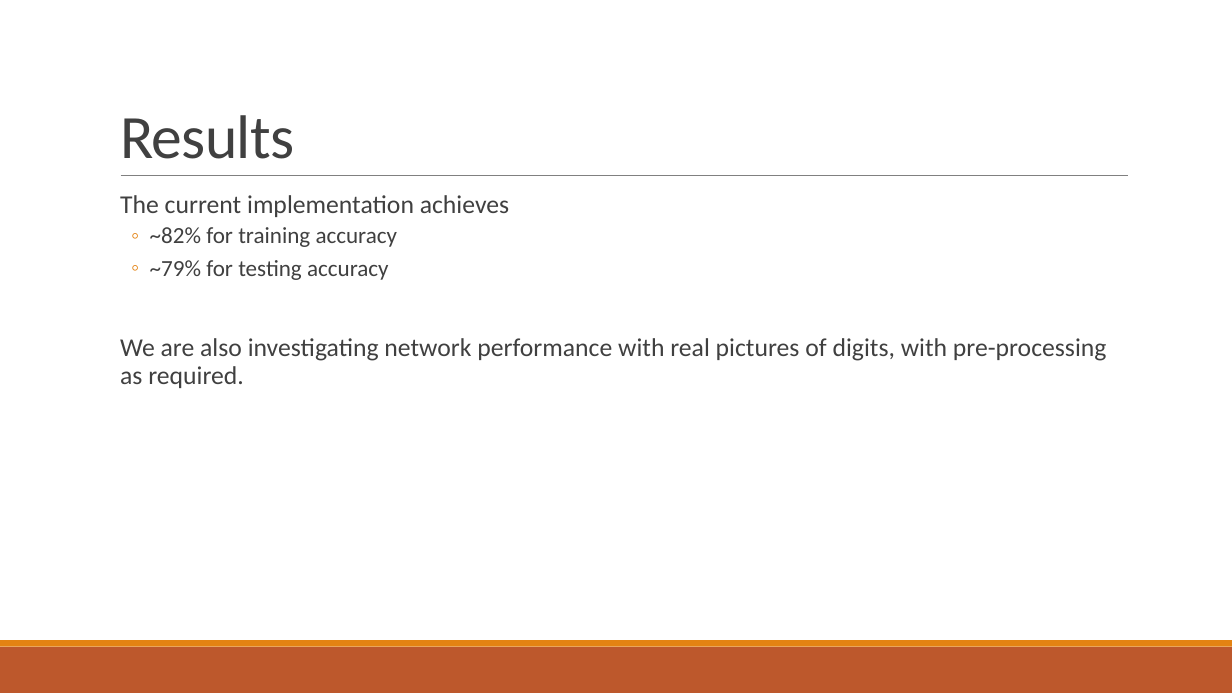
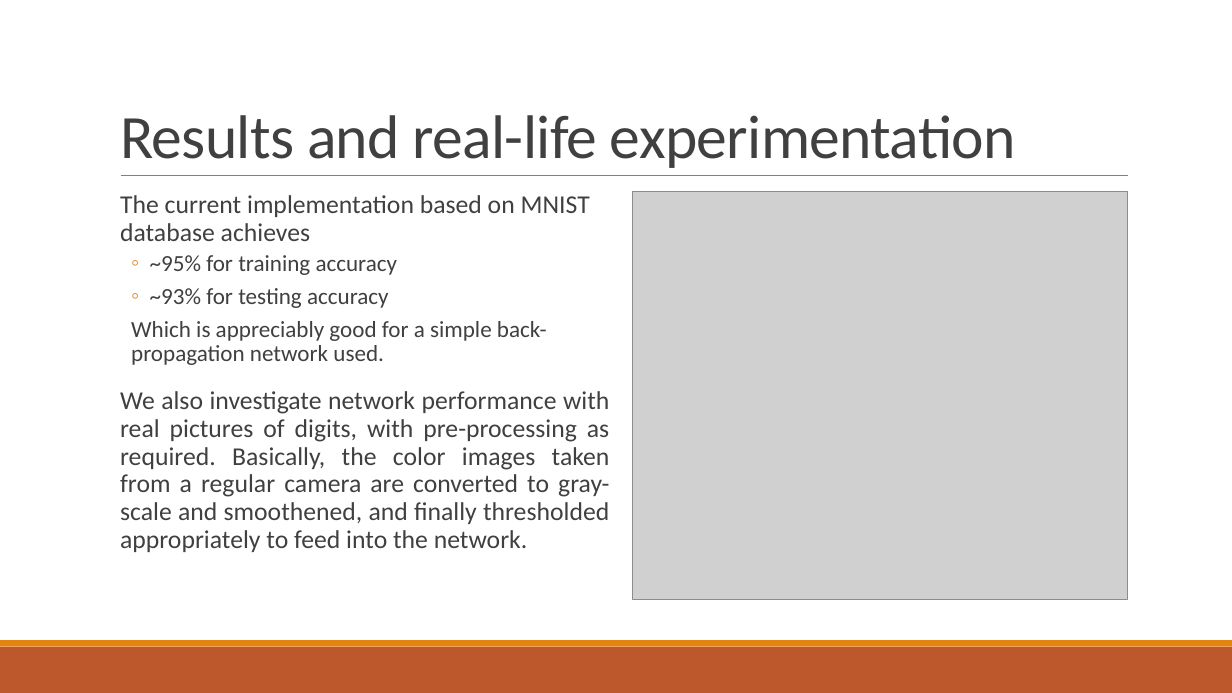
Before and after one commit to VinayGupta23/permute, a slide deck: slide 5 of docs/Neural Review 2.pptx. Drawn at 1232x693 pixels with LibreOffice and Linux fonts; fonts in the diff are those of the drawing; grey boxes stand for pictures. Boxes give left, top, right and bottom in pixels: in the first picture for what was removed or moved away, otherwise in the second. Text is boxed around its words. In the diff, an @@ line names an element or a change of style, - is before the commit and + after.

```diff
--- a/docs/Neural Review 2.pptx
+++ b/docs/Neural Review 2.pptx
@@ title at (120,115,1016,168): text changed @@
-Results
+Results and real-life experimentation
@@ text at (120,195,610,552): text changed @@
-  The current implementation achieves
-  ◦ ~82% for training accuracy
-  ◦ ~79% for testing accuracy
-  We are also investigating network performance with real pictures of digits, with pre-processing as required.
+  The current implementation based on MNIST database achieves
+  ◦ ~95% for training accuracy
+  ◦ ~93% for testing accuracy
+  Which is appreciably good for a simple back-propagation network used.
+  We also investigate network performance with real pictures of digits, with pre-processing as required. Basically, the color images taken from a regular camera are converted to gray-scale and smoothened, and finally thresholded appropriately to feed into the network.
@@ picture added at (633,192,1128,600) @@
```
Also in this commit, not shown: 2 other slides changed, 1 other file.
